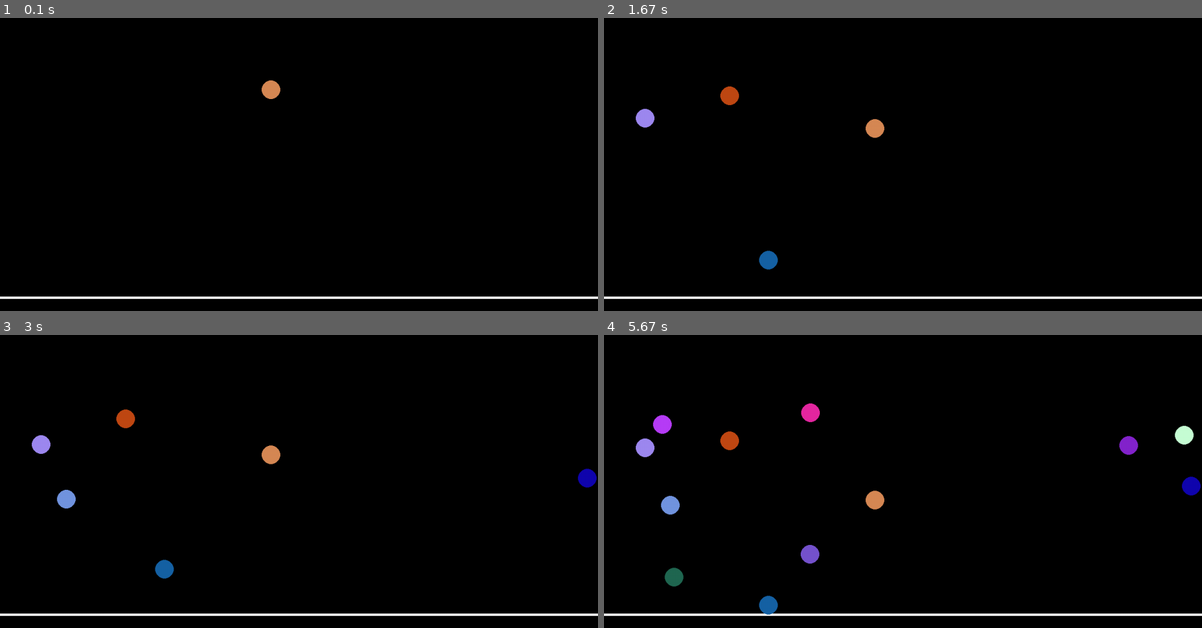
Above: before the commit, frames 1-4 (two rows, left to right).
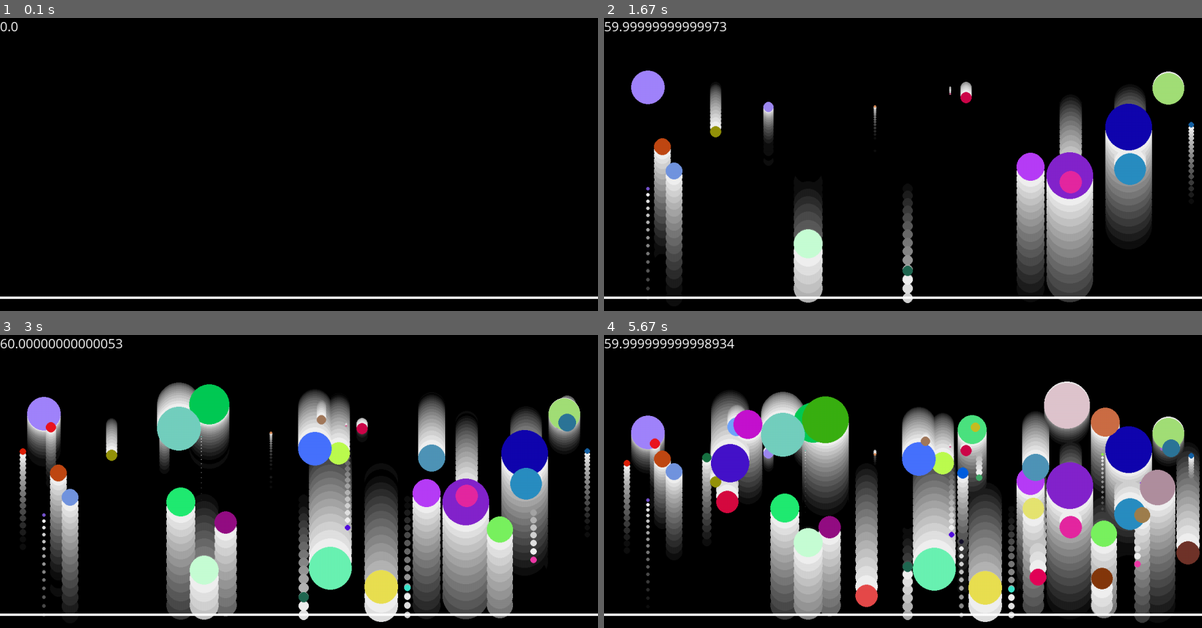
Above: after the commit, the same moments.

Repository: selavyn/Jumping-Balls-made-in-Pygame
Game: pygame game, started from main.py
Same seed, same stepped clock (60 frames per second), same inputs: the game is played once before the commit and once after it.
Inputs:
- Up to frame 1 (0.1 s): no input
- Up to frame 2 (1.67 s): no input
- Up to frame 3 (3 s): no input
- Up to frame 4 (5.67 s): no input

The runs differ from the first frame. In frame 1, 0.2% of the frame differs, in the area x 0-47%, y 1-28%; in frame 2, 17%; in frame 3, 34%; in frame 4, 45%, in the area x 0-100%, y 1-99%.

Commit message:
Added Trail

Diff:
--- a/ball.py
+++ b/ball.py
@@ -5,19 +5,34 @@
 class Ball:
     fallSpeed = 0.5
     Balls = []
+    Ghosts = []
+
     def new(self,x,y,radius):
         self.Balls.append([x,y,radius,(random.randint(0,255),random.randint(0,255),random.randint(0,255)),0,20])
+        print("Creating Ball", len(self.Balls))
 
-    def update(self,screen):
+    def update(self,screen, trail):
+        for obj in self.Ghosts:
+            obj[3]-=15
+            if obj[3]<0:
+                obj[3]=0
+            pygame.draw.circle(trail, (255,255,255,obj[3]), (obj[0],obj[1]), obj[2])
+            if obj[3]==0:
+                self.Ghosts.remove(obj)
+
+
         for obj in self.Balls:
             pygame.draw.circle(screen, obj[3], (obj[0],obj[1]), obj[2])
             if obj[1]+obj[2] >= Ground.Y:
                 obj[4]=0
                 obj[4]-=obj[5]
                 obj[5]-=0.5
+
             else:
                 obj[4]+=self.fallSpeed
             obj[1]+=obj[4]
 
-            if obj[5]<0:
+            self.Ghosts.append([obj[0],obj[1],obj[2],255])
+
+            if obj[5]<5:
                 self.Balls.remove(obj)
--- a/main.py
+++ b/main.py
@@ -1,5 +1,8 @@
 import pygame
 import random
+
+from pygame.time import Clock
+
 from ball import *
 from ground import *
 import threading
@@ -9,6 +12,7 @@
 width, height = 1280,720
 screen = pygame.display.set_mode((width,height))
 pygame.display.set_caption("Jumping Balls")
+trail_surf = pygame.Surface((width, height), pygame.SRCALPHA)
 
 running = True
 
@@ -16,12 +20,18 @@
 
 clock = pygame.time.Clock()
 
+pygame.font.init()
+
+font = pygame.font.SysFont("Comic Sans MS", 30)
+
 ballTimer = 1
 
+maxBalls = 60
+
 while running:
-
+    clock.tick(60)
     screen.fill((0,0,0))
-
+    screen.blit(trail_surf, (0,0))
 
 
     for event in pygame.event.get():
@@ -30,12 +40,18 @@
             exit(0)
 
     ballTimer+=clock.get_time()/1000
-    if ballTimer>=0.5:
-        Ball.new(Ball,random.randint(15,1265),150,20)
+    if ballTimer>=random.randint(0,4):
+        if len(Ball.Balls)+1<=maxBalls:
+            Ball.new(Ball,random.randint(15,1265),150,random.randint(1,50))
         ballTimer=0
 
+
+    maxBalls = clock.get_fps()
+    fps_text = font.render(str(clock.get_fps()), True, (255,255,255))
+    screen.blit(fps_text, (0,0))
+
     Ground.update(Ground, screen, width)
-    Ball.update(Ball, screen)
+    Ball.update(Ball, screen, trail_surf)
 
-    clock.tick(60)
+
     pygame.display.update()
